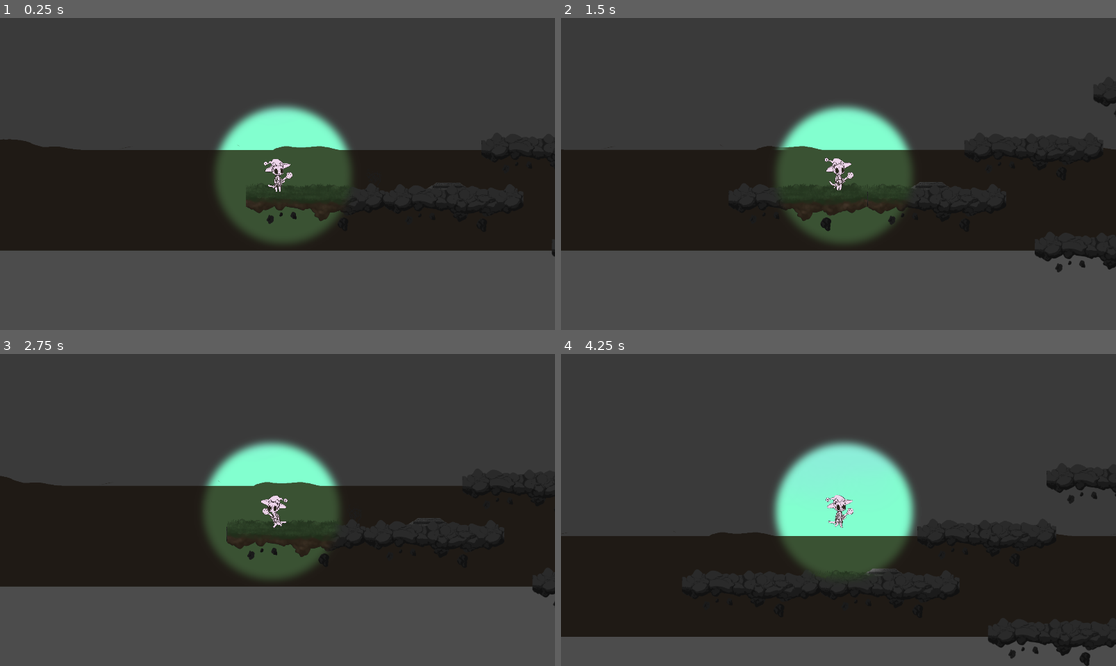
Above: before the commit, frames 1-4 (two rows, left to right).
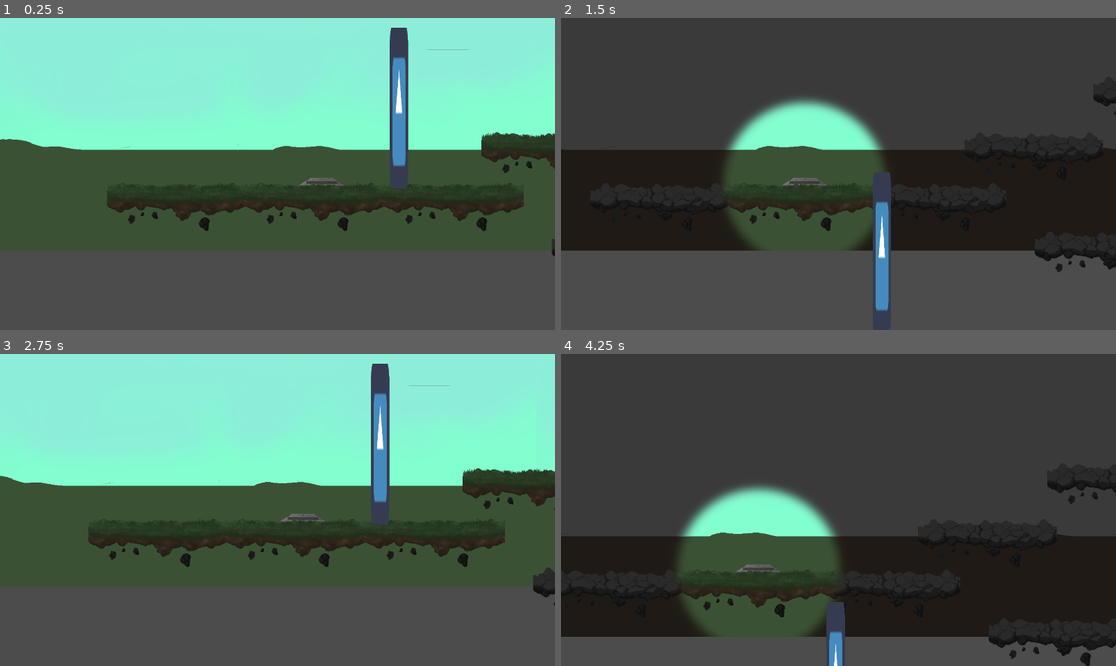
Above: after the commit, the same moments.

Repository: SunStaff/main
Game: Godot game, scene res://Scenes/Level3.tscn
The game is run twice, just before and just after one commit, with the same random seed, the same clock (stepped at 60 frames per second) and the same inputs. The engine's default icon, where the game draws it, is replaced by a stand-in: a white triangle on a blue panel in a dark square.
Inputs:
- Up to frame 1 (0.25 s): no input
- Up to frame 2 (1.5 s): hold E (Interact) 0.53-1.28 s; hold Right (Right) from 0.53 s (still down); tap Space (Jump) at 0.77 s; tap E (Interact) at 1.35 s
- Up to frame 3 (2.75 s): tap Space (Jump) at 1.52 s; release Right (Right) at 2.03 s; hold Left (Left) from 2.03 s (still down); hold Shift (sprint) from 2.03 s (still down); tap E (Interact) at 2.3 s
- Up to frame 4 (4.25 s): release Left (Left) at 2.78 s; release Shift (sprint) at 2.78 s; hold Right (Right) from 2.78 s (still down); tap E (Interact) at 2.85 s; tap Space (Jump) at 3.02, 3.77 s; hold E (Interact) from 3.53 s (still down)

The runs differ from the first frame. In frame 1, 63% of the frame differs, in the area x 0-100%, y 0-75%; in frame 2, 8.2%; in frame 3, 62%; in frame 4, 16%.

Commit message:
Timer Puzzle Implemented

Diff:
--- a/SunStaff/Platfomr.gd
+++ /dev/null
@@ -1,16 +0,0 @@
-extends Node
-
-
-# Declare member variables here. Examples:
-# var a = 2
-# var b = "text"
-
-
-# Called when the node enters the scene tree for the first time.
-func _ready():
-	pass # Replace with function body.
-
-
-# Called every frame. 'delta' is the elapsed time since the previous frame.
-#func _process(delta):
-#	pass
--- a/SunStaff/Scenes/Demo.tscn
+++ /dev/null
@@ -1,55 +0,0 @@
-[gd_scene load_steps=6 format=2]
-
-[ext_resource path="res://Scenes/Milo/Milo.tscn" type="PackedScene" id=1]
-[ext_resource path="res://icon.png" type="Texture" id=2]
-[ext_resource path="res://Art/Lit/lit_background_without_trees.png" type="Texture" id=3]
-[ext_resource path="res://Art/Unlit/unlit_background_without_trees.png" type="Texture" id=4]
-
-[sub_resource type="RectangleShape2D" id=1]
-extents = Vector2( 33.5, 33.5 )
-
-[node name="Node" type="Node"]
-
-[node name="UnLitWorld" type="Sprite" parent="."]
-light_mask = 2
-scale = Vector2( 2, 1.5 )
-texture = ExtResource( 4 )
-
-[node name="LitWorld" type="Sprite" parent="."]
-scale = Vector2( 2, 1.5 )
-texture = ExtResource( 3 )
-
-[node name="Milo" parent="." instance=ExtResource( 1 )]
-light_mask = 2
-position = Vector2( 0, 55 )
-collision_layer = 2
-collision_mask = 2
-
-[node name="Node2D" type="KinematicBody2D" parent="."]
-light_mask = 3
-position = Vector2( 0, 160 )
-scale = Vector2( 200, 1 )
-collision_layer = 3
-collision_mask = 3
-
-[node name="Sprite" type="Sprite" parent="Node2D"]
-light_mask = 2
-texture = ExtResource( 2 )
-
-[node name="CollisionShape2D" type="CollisionShape2D" parent="Node2D"]
-position = Vector2( 1.5, 0.5 )
-shape = SubResource( 1 )
-
-[node name="Node2D2" type="KinematicBody2D" parent="."]
-light_mask = 2
-position = Vector2( 1000, 100 )
-scale = Vector2( 2, 3 )
-collision_layer = 2
-collision_mask = 2
-
-[node name="Sprite" type="Sprite" parent="Node2D2"]
-texture = ExtResource( 2 )
-
-[node name="CollisionShape2D" type="CollisionShape2D" parent="Node2D2"]
-position = Vector2( 1.5, 0.5 )
-shape = SubResource( 1 )
--- a/SunStaff/Scenes/Level3.tscn
+++ b/SunStaff/Scenes/Level3.tscn
@@ -1,18 +1,26 @@
-[gd_scene load_steps=10 format=2]
+[gd_scene load_steps=13 format=2]
 
 [ext_resource path="res://Scenes/Milo/Milo.tscn" type="PackedScene" id=1]
-[ext_resource path="res://Scenes/Objects/Briar.tscn" type="PackedScene" id=2]
+[ext_resource path="res://Scenes/Objects/PressurePlate.tscn" type="PackedScene" id=2]
 [ext_resource path="res://icon.png" type="Texture" id=3]
 [ext_resource path="res://Scenes/Main Levels/UnlitBackground.tscn" type="PackedScene" id=4]
 [ext_resource path="res://Scenes/Main Levels/LitBackground.tscn" type="PackedScene" id=5]
 [ext_resource path="res://Scenes/Objects/StaffAltar.tscn" type="PackedScene" id=6]
+[ext_resource path="res://Scenes/Objects/SavingPoint.tscn" type="PackedScene" id=7]
 [ext_resource path="res://Scenes/Objects/Platform.tscn" type="PackedScene" id=8]
+[ext_resource path="res://Scripts/Levels/Level3.gd" type="Script" id=9]
 [ext_resource path="res://Scenes/Menus/GemSelectionScreen.tscn" type="PackedScene" id=11]
 
 [sub_resource type="RectangleShape2D" id=1]
 extents = Vector2( 32.8, 33.5 )
 
+[sub_resource type="RectangleShape2D" id=2]
+extents = Vector2( 35, 280 )
+
 [node name="Level3" type="Node"]
+
+[node name="Level3Manager" type="Node" parent="." groups=["LevelManager"]]
+script = ExtResource( 9 )
 
 [node name="Backgrounds" type="Node" parent="."]
 
@@ -43,10 +51,11 @@
 [node name="LitBackground4" parent="Backgrounds" instance=ExtResource( 5 )]
 position = Vector2( 5760, 150 )
 
-[node name="Briar" parent="." instance=ExtResource( 2 )]
-position = Vector2( 335, 90 )
-
-[node name="StaffAltar" parent="." instance=ExtResource( 6 )]
+[node name="LitBackground5" parent="Backgrounds" instance=ExtResource( 5 )]
+position = Vector2( 7680, 150 )
+
+[node name="StaffAltar1_MoveDoor" parent="." instance=ExtResource( 6 )]
+position = Vector2( 153, 111 )
 
 [node name="Platforms" type="Node" parent="."]
 
@@ -126,24 +135,45 @@
 [node name="Platform14" parent="Platforms" instance=ExtResource( 8 )]
 position = Vector2( 3822, 390 )
 
+[node name="Litplatformmiddle" parent="Platforms/Platform14" index="1"]
+visible = false
+
 [node name="Platform15" parent="Platforms" instance=ExtResource( 8 )]
 position = Vector2( 4295, 392 )
 
+[node name="Litplatformmiddle" parent="Platforms/Platform15" index="1"]
+visible = false
+
 [node name="Platform16" parent="Platforms" instance=ExtResource( 8 )]
 position = Vector2( 4775, 393 )
 
+[node name="Litplatformmiddle" parent="Platforms/Platform16" index="1"]
+visible = false
+
 [node name="Platform17" parent="Platforms" instance=ExtResource( 8 )]
 position = Vector2( 5255, 393 )
 
+[node name="Litplatformmiddle" parent="Platforms/Platform17" index="1"]
+visible = false
+
 [node name="Platform18" parent="Platforms" instance=ExtResource( 8 )]
 position = Vector2( 5732, 394 )
 
+[node name="Litplatformmiddle" parent="Platforms/Platform18" index="1"]
+visible = false
+
 [node name="Platform19" parent="Platforms" instance=ExtResource( 8 )]
 position = Vector2( 1192, 340 )
 
+[node name="Litplatformmiddle" parent="Platforms/Platform19" index="1"]
+visible = false
+
 [node name="Platform20" parent="Platforms" instance=ExtResource( 8 )]
 position = Vector2( 1741, 518 )
 
+[node name="Litplatformmiddle" parent="Platforms/Platform20" index="1"]
+visible = false
+
 [node name="Platform21" parent="Platforms" instance=ExtResource( 8 )]
 position = Vector2( 7621, -684 )
 
@@ -153,8 +183,11 @@
 [node name="Platform23" parent="Platforms" instance=ExtResource( 8 )]
 position = Vector2( 134, 172 )
 
+[node name="Platform" parent="Platforms" instance=ExtResource( 8 )]
+position = Vector2( -346, 172 )
+
 [node name="Platform24" parent="Platforms" instance=ExtResource( 8 )]
-position = Vector2( 614, 175 )
+position = Vector2( 614, 172 )
 
 [node name="Platform25" parent="Platforms" instance=ExtResource( 8 )]
 position = Vector2( 949, -3 )
@@ -163,9 +196,52 @@
 position = Vector2( 1395, -196 )
 
 [node name="Milo" parent="." instance=ExtResource( 1 )]
+visible = false
 position = Vector2( 0, 55 )
 
+[node name="StartingDoor" type="KinematicBody2D" parent="."]
+light_mask = 0
+position = Vector2( 420, -150 )
+
+[node name="CollisionShape2D" type="CollisionShape2D" parent="StartingDoor"]
+light_mask = 0
+shape = SubResource( 2 )
+
+[node name="Door1" type="Sprite" parent="StartingDoor"]
+light_mask = 0
+scale = Vector2( 1, 8.6875 )
+texture = ExtResource( 3 )
+
 [node name="Menus" type="CanvasLayer" parent="."]
 
 [node name="GemSelectionScreen" parent="Menus" instance=ExtResource( 11 )]
 visible = false
+
+[node name="SavingPoint" parent="." instance=ExtResource( 7 )]
+position = Vector2( 1190, 290 )
+scale = Vector2( 5, 1 )
+
+[node name="PressurePlate1" parent="." instance=ExtResource( 2 )]
+position = Vector2( 1796, 465 )
+scale = Vector2( 2, 1 )
+
+[node name="TimerPlatform1" parent="." instance=ExtResource( 8 )]
+position = Vector2( 2200, 1000 )
+
+[node name="TimerPlatform2" parent="." instance=ExtResource( 8 )]
+position = Vector2( 2750, 1000 )
+
+[node name="TimerPlatform3" parent="." instance=ExtResource( 8 )]
+position = Vector2( 3300, 1000 )
+
+[node name="SavingPoint2" parent="." instance=ExtResource( 7 )]
+position = Vector2( 3823, 334 )
+scale = Vector2( 5, 1 )
+
+[editable path="Platforms/Platform14"]
+[editable path="Platforms/Platform15"]
+[editable path="Platforms/Platform16"]
+[editable path="Platforms/Platform17"]
+[editable path="Platforms/Platform18"]
+[editable path="Platforms/Platform19"]
+[editable path="Platforms/Platform20"]
--- a/SunStaff/Scenes/Menus/GemSelectionScreen.tscn
+++ b/SunStaff/Scenes/Menus/GemSelectionScreen.tscn
@@ -1,10 +1,10 @@
 [gd_scene load_steps=7 format=2]
 
-[ext_resource path="res://Art/Misc/RED_GEM.png" type="Texture" id=1]
-[ext_resource path="res://Art/Misc/BLUE_GEM.png" type="Texture" id=2]
-[ext_resource path="res://Art/Misc/magenta_GEM.png" type="Texture" id=3]
-[ext_resource path="res://Art/Misc/GREEN_GEM.png" type="Texture" id=4]
-[ext_resource path="res://Art/Misc/cyan_GEM.png" type="Texture" id=5]
+[ext_resource path="res://Art/Misc/Gems/RED_GEM.png" type="Texture" id=1]
+[ext_resource path="res://Art/Misc/Gems/BLUE_GEM.png" type="Texture" id=2]
+[ext_resource path="res://Art/Misc/Gems/magenta_GEM.png" type="Texture" id=3]
+[ext_resource path="res://Art/Misc/Gems/GREEN_GEM.png" type="Texture" id=4]
+[ext_resource path="res://Art/Misc/Gems/orange_GEM.png" type="Texture" id=5]
 [ext_resource path="res://Scripts/Objects/GemSelectionScreen.gd" type="Script" id=6]
 
 [node name="GemSelectionScreen" type="Control" groups=["GemSelectionScreen"]]
@@ -69,7 +69,7 @@
 "_edit_use_anchors_": false
 }
 
-[node name="Cyan Gem" type="Button" parent="."]
+[node name="Orange Gem" type="Button" parent="."]
 anchor_left = 0.591
 anchor_top = 0.361
 anchor_right = 0.695
@@ -104,5 +104,5 @@
 [connection signal="pressed" from="Green Gem" to="." method="_on_Green_Gem_pressed"]
 [connection signal="pressed" from="Blue Gem" to="." method="_on_Blue_Gem_pressed"]
 [connection signal="pressed" from="Red Gem" to="." method="_on_Red_Gem_pressed"]
-[connection signal="pressed" from="Cyan Gem" to="." method="_on_Cyan_Gem_pressed"]
+[connection signal="pressed" from="Orange Gem" to="." method="_on_Cyan_Gem_pressed"]
 [connection signal="pressed" from="Magenta Gem" to="." method="_on_Magenta_Gem_pressed"]
--- a/SunStaff/Scenes/Milo/SunStaff.tscn
+++ b/SunStaff/Scenes/Milo/SunStaff.tscn
@@ -1,7 +1,8 @@
 [gd_scene load_steps=4 format=2]
 
 [ext_resource path="res://Scripts/Milo/SunStaff.gd" type="Script" id=1]
-[ext_resource path="res://Art/Misc/LightRadiusBlur.png" type="Texture" id=2]
+[ext_resource path="res://Art/Misc/Light/LightRadiusBlur.png" type="Texture" id=2]
+
 
 [sub_resource type="CircleShape2D" id=29]
 radius = 460.0
--- a/SunStaff/Scenes/Objects/GemPickup.tscn
+++ b/SunStaff/Scenes/Objects/GemPickup.tscn
@@ -1,17 +1,17 @@
 [gd_scene load_steps=8 format=2]
 
-[ext_resource path="res://Art/Misc/RED_GEM.png" type="Texture" id=1]
-[ext_resource path="res://Art/Misc/BLUE_GEM.png" type="Texture" id=2]
-[ext_resource path="res://Art/Misc/GREEN_GEM.png" type="Texture" id=3]
-[ext_resource path="res://Art/Misc/cyan_GEM.png" type="Texture" id=4]
-[ext_resource path="res://Art/Misc/magenta_GEM.png" type="Texture" id=5]
+[ext_resource path="res://Art/Misc/Gems/RED_GEM.png" type="Texture" id=1]
+[ext_resource path="res://Art/Misc/Gems/BLUE_GEM.png" type="Texture" id=2]
+[ext_resource path="res://Art/Misc/Gems/GREEN_GEM.png" type="Texture" id=3]
+[ext_resource path="res://Art/Misc/Gems/orange_GEM.png" type="Texture" id=4]
+[ext_resource path="res://Art/Misc/Gems/magenta_GEM.png" type="Texture" id=5]
 
 [sub_resource type="CapsuleShape2D" id=2]
 radius = 77.0
 
 [sub_resource type="SpriteFrames" id=1]
 animations = [ {
-"frames": [ ExtResource( 2 ), ExtResource( 4 ), ExtResource( 3 ), ExtResource( 5 ), ExtResource( 1 ) ],
+"frames": [ ExtResource( 2 ), ExtResource( 3 ), ExtResource( 5 ), ExtResource( 1 ), ExtResource( 4 ) ],
 "loop": true,
 "name": "default",
 "speed": 5.0
--- a/SunStaff/Scenes/Objects/Platform.tscn
+++ b/SunStaff/Scenes/Objects/Platform.tscn
@@ -5,7 +5,7 @@
 [ext_resource path="res://Art/Unlit/Objects/unlit_platformmiddle.png" type="Texture" id=3]
 
 [sub_resource type="RectangleShape2D" id=1]
-extents = Vector2( 33.0942, 240.531 )
+extents = Vector2( 33, 241.5 )
 
 [node name="Platform" type="StaticBody2D"]
 script = ExtResource( 2 )
@@ -20,6 +20,6 @@
 texture = ExtResource( 1 )
 
 [node name="CollisionShape2D" type="CollisionShape2D" parent="."]
-position = Vector2( -2.50451, -3.07748 )
-rotation = 1.57569
+position = Vector2( -2.49999, -3.07748 )
+rotation = 1.5708
 shape = SubResource( 1 )
--- /dev/null
+++ b/SunStaff/Scenes/Objects/SavingPoint.tscn
@@ -0,0 +1,11 @@
+[gd_scene load_steps=2 format=2]
+
+[ext_resource path="res://Scenes/Objects/PressurePlate.tscn" type="PackedScene" id=1]
+
+[node name="SavingPoint" instance=ExtResource( 1 )]
+
+[node name="Sprite2" parent="." index="0"]
+visible = false
+
+[node name="Sprite" parent="." index="1"]
+visible = false
--- a/SunStaff/Scenes/Objects/StaffAltar.tscn
+++ b/SunStaff/Scenes/Objects/StaffAltar.tscn
@@ -2,8 +2,9 @@
 
 [ext_resource path="res://Art/Unlit/Objects/dead_smol_pedestal_redone.png" type="Texture" id=1]
 [ext_resource path="res://Scripts/Milo/SunStaff.gd" type="Script" id=2]
-[ext_resource path="res://Art/Misc/LightRadiusBlur.png" type="Texture" id=3]
+[ext_resource path="res://Art/Misc/Light/LightRadiusBlur.png" type="Texture" id=3]
 [ext_resource path="res://Art/Lit/Objects/live_smol_pedestal_redone.png" type="Texture" id=4]
+
 
 [sub_resource type="CircleShape2D" id=3]
 radius = 260.805
--- a/SunStaff/Scripts/GameManager.gd
+++ b/SunStaff/Scripts/GameManager.gd
@@ -2,7 +2,6 @@
 
 export var IsPlayerAlive = true
 export var IsGamePlaying = true
-export var CollectibleCount = 0
 export var CurrentLevel = ""
 export var LastLivingPos = Vector2()
 export var SunStaffAltarObjects = []
@@ -11,8 +10,8 @@
 var activated
 var Player
 var GemSelectionScreen
+var LevelManagers = []
 var pedestal
-
 
 
 # Called when the node enters the scene tree for the first time.
@@ -20,7 +19,8 @@
 	activated = false
 	LastLivingPos = Vector2(0,55)
 	Player = get_tree().get_nodes_in_group("Player")[0]
-	#GemSelectionScreen = get_tree().get_nodes_in_group("GemSelectionScreen")[0]
+	GemSelectionScreen = get_tree().get_nodes_in_group("GemSelectionScreen")[0]
+	LevelManagers = get_tree().get_nodes_in_group("LevelManager")
 	SetCurrentLevel(get_tree().get_current_scene().get_name())
 
 
@@ -29,15 +29,6 @@
 	if (!IsPlayerAlive && !activated):
 		activated = true
 		TeleportPlayer()
-
-func GetCollectibleCount():
-	return CollectibleCount
-
-func AddCollectible():
-	CollectibleCount += 1
-
-func RemoveCollectible():
-	CollectibleCount -= 1
 
 func GetPlayerAliveState():
 	return IsPlayerAlive
@@ -56,11 +47,6 @@
 func SetLastLivingPos(position): # Pressure Plate executes with its' position so the player can respawn there
 	LastLivingPos = position
 
-func TeleportPlayer():
-	Player.PlayerDeath(LastLivingPos)
-	GameManager.SetPlayerAliveState(true)
-	GameManager.activated = false
-
 func GetSunStaffAltars():
 	SunStaffAltarObjects = get_tree().get_nodes_in_group("StaffAltar")
 	return SunStaffAltarObjects
@@ -73,6 +59,14 @@
 
 func GetGemStates():
 	return GemsCollected
+
+func GetLevelManagers():
+	return LevelManagers
+
+func TeleportPlayer():
+	Player.PlayerDeath(LastLivingPos)
+	GameManager.SetPlayerAliveState(true)
+	GameManager.activated = false
 
 func ToggleGem(color):
 	match color:
@@ -101,12 +95,10 @@
 				GemsCollected.Magenta = false
 			else:
 				GemsCollected.Magenta = true
-	print("GemsCollected", GemsCollected)
 
 func OpenGemSelectionScreen(currentPedestal):
 	GemSelectionScreen.ButtonsToBePlaced()
 	GemSelectionScreen.visible = true
-	print("Gem Screen Visible")
 	IsGamePlaying = false
 	pedestal = currentPedestal
 	# Player will select gem
@@ -114,16 +106,28 @@
 
 func GemToBePlaced(color):
 	placedGem = color
-	print("Placed Gem", placedGem)
 	PlaceGem()
 
 func PlaceGem():
 	# Close Gem Selection Window
 	GemSelectionScreen.visible = false
-	print("Gem Screen Not Visible")
 	# Make Game Playable
 	IsGamePlaying = true
 	# ToggleGem will execute
 	ToggleGem(placedGem)
 	# currentGemPedestal will sprite change to correct gem-pedestal combination
 	var pedestalSprite = pedestal.get_child(0)
+
+func CheckForLevelSpecificActions(from, information, optionalNode):
+	print(CurrentLevel)
+	match CurrentLevel:
+		"Tutorial":
+			pass
+		"Level1":
+			pass
+		"Level2":
+			pass
+		"Level3":
+			if ("Altar" in from):
+				if ("_MoveDoor" in optionalNode.get_parent().get_parent().name):
+					LevelManagers[0].Level3_MoveDoor_DueTo_StaffAltar(information)
--- /dev/null
+++ b/SunStaff/Scripts/Levels/Level3.gd
@@ -0,0 +1,76 @@
+extends Node
+
+var level3_door
+var timerPuzzle_Array = []
+var timer
+var timerActivated = false
+
+# Called when the node enters the scene tree for the first time.
+func _ready():
+	level3_door = get_parent().get_node("StartingDoor")
+	print(level3_door)
+	timerPuzzle_Array.append(get_parent().get_node("TimerPlatform1"))
+	timerPuzzle_Array.append(get_parent().get_node("TimerPlatform2"))
+	timerPuzzle_Array.append(get_parent().get_node("TimerPlatform3"))
+	timer = Timer.new()
+	self.add_child(timer)
+
+
+# Called every frame. 'delta' is the elapsed time since the previous frame.
+#func _process(delta):
+#	pass
+
+func Level3_MoveDoor_DueTo_StaffAltar(open):
+	if (open):
+		while (level3_door.position.y < 500):
+			level3_door.position.y += 50
+			timer.set_wait_time(0.1)
+			timer.set_one_shot(true)
+			timer.start()
+			yield(timer, "timeout")
+	else:
+		while (level3_door.position.y > -150):
+			level3_door.position.y -= 50
+			timer.set_wait_time(0.01)
+			timer.set_one_shot(true)
+			timer.start()
+			yield(timer, "timeout")
+
+func Level3_TimerPuzzle():
+	var allPlatformsUp = false
+	var platform1 = false
+	var platform2 = false
+	var platform3 = false
+	if (not timerActivated):
+		timerActivated = true
+		while (not allPlatformsUp):
+			if (not platform1):
+				timerPuzzle_Array[0].position.y -= 50
+				if (timerPuzzle_Array[0].position.y <= 320):
+					platform1 = true
+
+			if (not platform2):
+				timerPuzzle_Array[1].position.y -= 50
+				if (timerPuzzle_Array[1].position.y <= 480):
+					platform2 = true
+
+			if (not platform3):
+				timerPuzzle_Array[2].position.y -= 50
+				if (timerPuzzle_Array[2].position.y <= 310):
+					platform3 = true
+
+			if (platform1 and platform2 and platform3):
+				allPlatformsUp = true
+
+			timer.set_wait_time(0.1)
+			timer.set_one_shot(true)
+			timer.start()
+			yield(timer, "timeout")
+
+		for platform in timerPuzzle_Array:
+			while(platform.position.y < 1000):
+				platform.position.y += 50
+				timer.set_wait_time(.75)
+				timer.set_one_shot(true)
+				timer.start()
+				yield(timer, "timeout")
--- a/SunStaff/Scripts/Levers_Switches.gd
+++ /dev/null
@@ -1,34 +0,0 @@
-extends Area2D
-
-var isTurnedOn = false
-export (bool) var isInLight = true
-#Sets a signal name for the object in the editor
-export (String) var signalName = ""
-
-
-
-
-# Called when the node enters the scene tree for the first time.
-func _ready():
-	pass # Replace with function body.
-
-#When the switch is interacted with, change lever state from ON to OFF, or OFF to ON.
-func _change_lever_state():
-	isTurnedOn = !isTurnedOn
-	#Sends out signal to tell external object what to do.
-	emit_signal(signalName, isTurnedOn)
-
-#Get lever's position
-func _get_position():
-	return position
-
-#Set lever's position
-func _set_position(x, y):
-	position = Vector2(x, y)
-
-func _on_body_entered():
-	if Input.is_action_pressed("Interact"):
-		_change_lever_state()
-# Called every frame. 'delta' is the elapsed time since the previous frame.
-#func _process(delta):
-#	pass
--- a/SunStaff/Scripts/Milo/Milo.gd
+++ b/SunStaff/Scripts/Milo/Milo.gd
@@ -236,11 +236,13 @@
 		StaffVisibility = false
 		HasStaff = false
 		currentClosestAltar.visible = true
+		GameManager.CheckForLevelSpecificActions("Altar",true,currentClosestAltar)
 	else: # If the altar has the Staff
 		SunStaff.get_child(0).set_color(Color(1,1,1,1))
 		StaffVisibility = true
 		HasStaff = true
 		currentClosestAltar.visible = false
+		GameManager.CheckForLevelSpecificActions("Altar",false,currentClosestAltar)
 	if (currentClosestAltar.visible): # If the altar has the Staff, turn off LightCircle monitoring
 		LightCircle.monitoring = false
 	else:
--- a/SunStaff/Scripts/Objects/PressurePlateManager.gd
+++ b/SunStaff/Scripts/PressurePlateManager.gd
@@ -4,11 +4,11 @@
 # Declare member variables here. Examples:
 # var a = 2
 # var b = "text"
-
+var LevelManagers = []
 
 # Called when the node enters the scene tree for the first time.
 func _ready():
-	pass # Replace with function body.
+	LevelManagers = GameManager.GetLevelManagers()
 
 
 # Called every frame. 'delta' is the elapsed time since the previous frame.
@@ -54,6 +54,6 @@
 	name = name.replacen("PressurePlate", "")
 	match(name):
 		"1":
-			pass
+			LevelManagers[0].Level3_TimerPuzzle()
 		"2":
 			pass
--- a/SunStaff/project.godot
+++ b/SunStaff/project.godot
@@ -17,8 +17,8 @@
 [autoload]
 
 GameManager="*res://Scripts/GameManager.gd"
-PressurePlateManager="*res://Scripts/Objects/PressurePlateManager.gd"
-LeverManager="*res://Scripts/Objects/LeverManager.gd"
+PressurePlateManager="*res://Scripts/PressurePlateManager.gd"
+LeverManager="*res://Scripts/LeverManager.gd"
 
 [display]
 
Binary file removed: SunStaff/Art/Misc/BLUE_GEM.png
Binary file removed: SunStaff/Art/Misc/GREEN_GEM.png
Binary file added: SunStaff/Art/Misc/Gems/BLUE_GEM.png
Not shown, added: SunStaff/Art/Misc/Gems/BLUE_GEM.png.import
Binary file added: SunStaff/Art/Misc/Gems/GREEN_GEM.png
Not shown, changed: SunStaff/Art/Misc/Gems/GREEN_GEM.png.import
Binary file added: SunStaff/Art/Misc/Gems/RED_GEM.png
Not shown, changed: SunStaff/Art/Misc/Gems/RED_GEM.png.import
Binary file added: SunStaff/Art/Misc/Gems/magenta_GEM.png
Not shown, added: SunStaff/Art/Misc/Gems/magenta_GEM.png.import
Binary file added: SunStaff/Art/Misc/Gems/orange_GEM.png
Not shown, changed: SunStaff/Art/Misc/Gems/orange_GEM.png.import
(and 22 more such lines)
